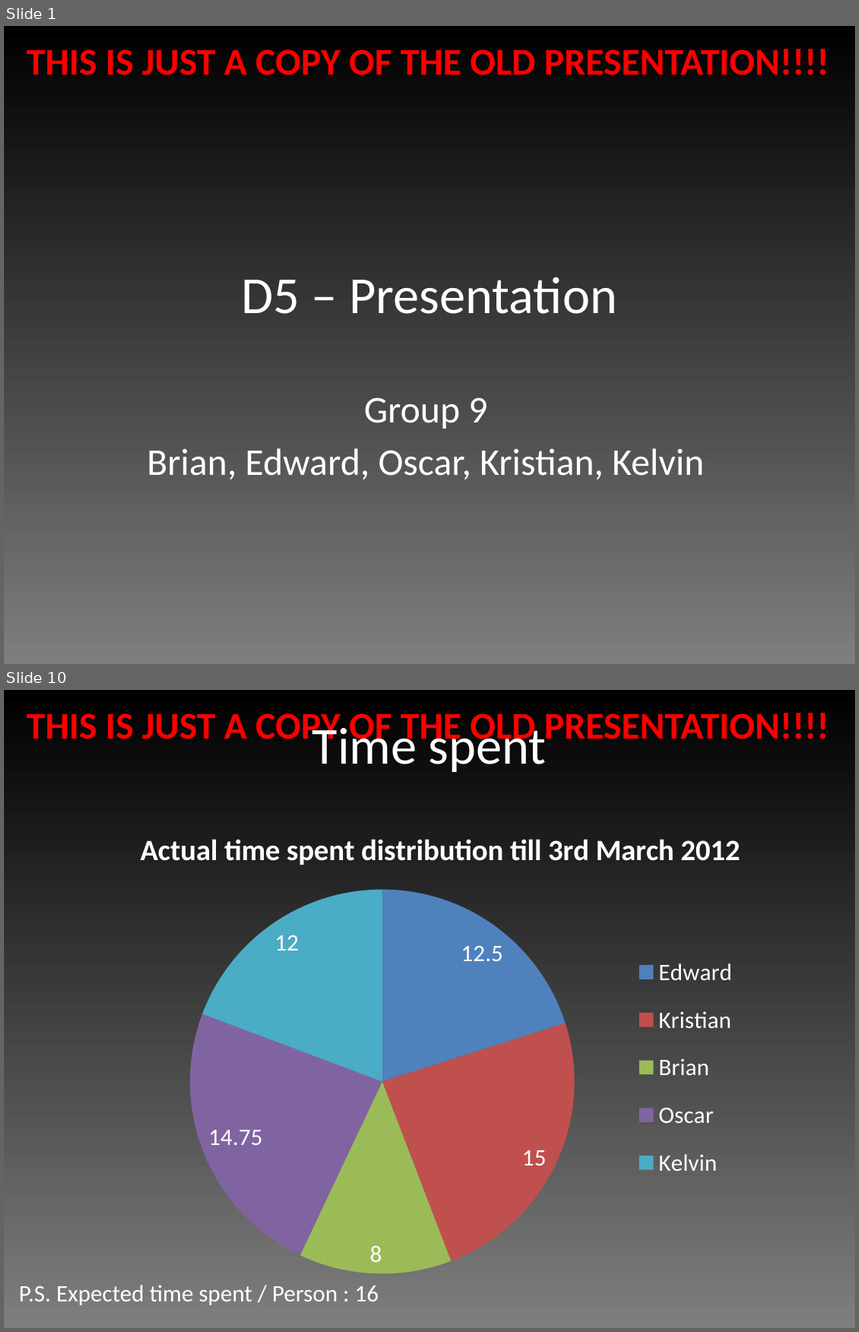
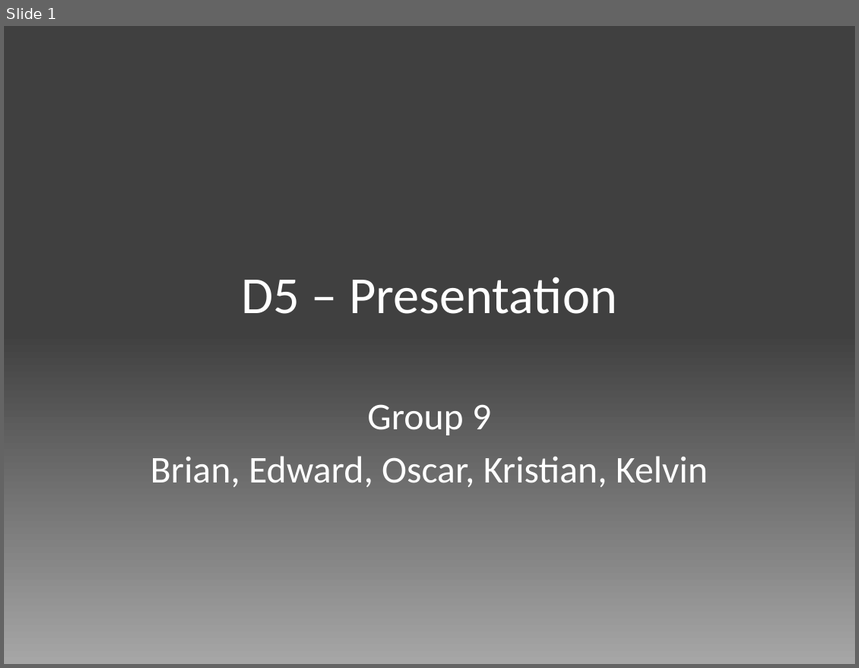
Before and after one commit to edderick/RunwayRedeclaration, a slide deck: doc/Final Presentation/Slides.pptx. Shown one above the other, each under a label of ours: slides 1 and 10 before the commit, slide 1 after it; the slides between them are not shown. The pictures are 859x1332 and 859x668 pixels, drawn with LibreOffice and Linux fonts; fonts in the diff are those of the drawing. Boxes give left, top, right and bottom in pixels: in the first picture for what was removed or moved away, otherwise in the second. Text is boxed around its words. In the diff, an @@ line names an element or a change of style, - is before the commit and + after.

```diff
--- a/doc/Final Presentation/Slides.pptx
+++ b/doc/Final Presentation/Slides.pptx
@@ slide 10 removed at (4,690,855,1328), background gradient #7F7F7F to #000000; not listed: 1 template element that a slide beside it also shows @@
@@ title removed at (313,720,547,772) @@
-Time spent
@@ pie chart removed at (47,811,834,1286) @@
-title "Actual time spent distribution till 3rd March 2012"
-categories: Edward, Kristian, Brian, Oscar, Kelvin
-Series 1: 12.5, 15, 8, 14.75, 12
@@ text removed at (19,1285,379,1306) @@
-P.S. Expected time spent / Person : 16
@@ slide 1 changed as well @@
@@ background gradient #7F7F7F to #000000 to gradient #A6A6A6 to #404040 @@
@@ text removed at (27,49,829,75) @@
-THIS IS JUST A COPY OF THE OLD PRESENTATION!!!!
@@ subtitle "Group 9": place and size @@
-subtitle "Group 9" at (147,398,704,480)
+subtitle "Group 9" at (151,404,708,487)
```
Also in this commit, not shown: 1 other slide changed, 1 slide added, 8 other slides removed.
